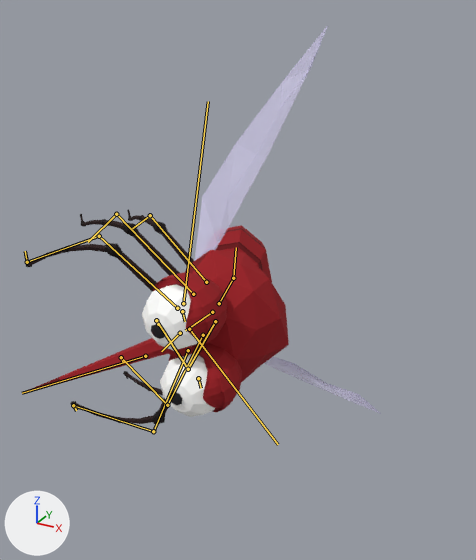
The Blender file art_source/unity/characters/mosquito/LMS_Mosquito_alpha.blend as it was, and as the next commit left it.
The view is the same before and after, from a camera (50 mm lens) standing at (0.345, -0.587, 0.488) and looking at (-0.014, 0.064, 0.163). Every picture has the same lights, and +X, +Y and +Z are marked at lower left. The first picture is the older version. Both versions are drawn at frame 15 of the action 'Mosquito_Fall'; the numbers are the values there. The bones that change, and the others that lie on the model, are drawn over the model as lines.

In view in the first picture: 'MosquitoMembranes', 'MosquitoSkin', 'MosquitoVeins'.
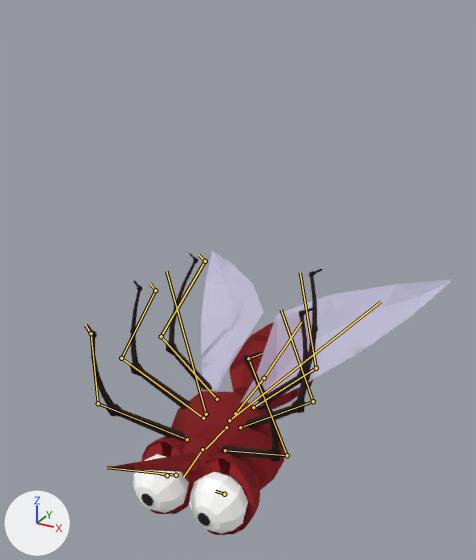
What changed in the scene script:
```text
Change bone_thorax:
    where bone_thorax = bpy.data.objects['LMS_MosquitoRig'].pose.bones['Thorax']  # child of 'Root'
    bone_thorax.location: (0.0211, -0.0035, 0.028) -> (0.0017, 0.0176, -0.1288)
    bone_thorax.rotation_quaternion: (0.773, -0.017, -0.632, -0.062) -> (-0.04, 0.002, 0.997, 0.069)  # degrees (14, -78, -21) -> degrees (-8, -175, 0)
Change bone_abdomen01:
    where bone_abdomen01 = bpy.data.objects['LMS_MosquitoRig'].pose.bones['Abdomen01']  # child of 'Thorax'
    bone_abdomen01.rotation_quaternion: (0.993, -0.12, 0.0, 0.0) -> (0.962, -0.272, 0.0, 0.0)  # degrees (-14, 0, 0) -> degrees (-32, 0, 0)
Change bone_abdomen02:
    where bone_abdomen02 = bpy.data.objects['LMS_MosquitoRig'].pose.bones['Abdomen02']  # child of 'Abdomen01'
    bone_abdomen02.rotation_quaternion: (1.0, -0.022, 0.0, 0.0) -> (0.999, -0.05, 0.0, 0.0)  # degrees (-3, 0, 0) -> degrees (-6, 0, 0)
Change bone_wing_l:
    where bone_wing_l = bpy.data.objects['LMS_MosquitoRig'].pose.bones['Wing.L']  # child of 'Thorax'
    bone_wing_l.rotation_quaternion: (0.985, -0.056, -0.109, -0.125) -> (0.862, -0.247, 0.118, -0.427)  # degrees (-5, -13, -14) -> degrees (-32, -1, -53)
Change bone_leg101_l:
    where bone_leg101_l = bpy.data.objects['LMS_MosquitoRig'].pose.bones['Leg101.L']  # child of 'Thorax'
    bone_leg101_l.rotation_quaternion: (0.979, 0.042, 0.051, 0.195) -> (0.969, 0.04, 0.098, 0.221)  # degrees (6, 5, 23) -> degrees (7, 10, 26)
Change bone_leg102_l:
    where bone_leg102_l = bpy.data.objects['LMS_MosquitoRig'].pose.bones['Leg102.L']  # child of 'Leg101.L'
    bone_leg102_l.rotation_quaternion: (0.93, -0.102, -0.079, -0.345) -> (0.909, -0.072, -0.149, -0.382)  # degrees (-8, -13, -40) -> degrees (-1, -19, -45)
Change bone_leg201_l:
    where bone_leg201_l = bpy.data.objects['LMS_MosquitoRig'].pose.bones['Leg201.L']  # child of 'Thorax'
    bone_leg201_l.rotation_quaternion: (0.993, 0.048, 0.011, 0.109) -> (0.99, 0.05, 0.045, 0.125)  # degrees (6, 1, 13) -> degrees (6, 4, 15)
Change bone_leg202_l:
    where bone_leg202_l = bpy.data.objects['LMS_MosquitoRig'].pose.bones['Leg202.L']  # child of 'Leg201.L'
    bone_leg202_l.rotation_quaternion: (0.958, -0.12, 0.02, -0.261) -> (0.949, -0.106, -0.032, -0.294)  # degrees (-14, -1, -30) -> degrees (-11, -7, -34)
Change bone_leg203_l:
    where bone_leg203_l = bpy.data.objects['LMS_MosquitoRig'].pose.bones['Leg203.L']  # child of 'Leg202.L'
    bone_leg203_l.rotation_quaternion: (0.981, -0.013, -0.171, 0.086) -> (0.977, 0.028, -0.192, 0.092)  # degrees (-3, -20, 11) -> degrees (1, -22, 11)
Change bone_leg301_l:
    where bone_leg301_l = bpy.data.objects['LMS_MosquitoRig'].pose.bones['Leg301.L']  # child of 'Thorax'
    bone_leg301_l.rotation_quaternion: (0.992, 0.054, -0.011, 0.117) -> (0.99, 0.055, 0.017, 0.132)  # degrees (6, -2, 13) -> degrees (6, 1, 15)
Change bone_leg302_l:
    where bone_leg302_l = bpy.data.objects['LMS_MosquitoRig'].pose.bones['Leg302.L']  # child of 'Leg301.L'
    bone_leg302_l.rotation_quaternion: (0.949, -0.127, 0.1, -0.27) -> (0.94, -0.149, 0.063, -0.299)  # degrees (-17, 7, -33) -> degrees (-19, 2, -36)
Change bone_leg303_l:
    where bone_leg303_l = bpy.data.objects['LMS_MosquitoRig'].pose.bones['Leg303.L']  # child of 'Leg302.L'
    bone_leg303_l.rotation_quaternion: (0.979, -0.004, -0.178, 0.104) -> (0.976, 0.036, -0.189, 0.103)  # degrees (-3, -20, 13) -> degrees (2, -22, 12)
Change bone_wing_r:
    where bone_wing_r = bpy.data.objects['LMS_MosquitoRig'].pose.bones['Wing.R']  # child of 'Thorax'
    bone_wing_r.rotation_quaternion: (0.985, -0.056, 0.109, 0.125) -> (0.862, -0.247, -0.118, 0.427)  # degrees (-5, 13, 14) -> degrees (-32, 1, 53)
Change bone_leg101_r:
    where bone_leg101_r = bpy.data.objects['LMS_MosquitoRig'].pose.bones['Leg101.R']  # child of 'Thorax'
    bone_leg101_r.rotation_quaternion: (0.98, 0.046, -0.029, -0.194) -> (0.97, 0.04, -0.095, -0.221)  # degrees (6, -2, -22) -> degrees (7, -10, -26)
Change bone_leg102_r:
    where bone_leg102_r = bpy.data.objects['LMS_MosquitoRig'].pose.bones['Leg102.R']  # child of 'Leg101.R'
    bone_leg102_r.rotation_quaternion: (0.926, -0.134, 0.104, 0.338) -> (0.903, -0.125, 0.135, 0.388)  # degrees (-11, 16, 39) -> degrees (-7, 20, 45)
Change bone_leg201_r:
    where bone_leg201_r = bpy.data.objects['LMS_MosquitoRig'].pose.bones['Leg201.R']  # child of 'Thorax'
    bone_leg201_r.rotation_quaternion: (0.993, 0.051, 0.015, -0.108) -> (0.99, 0.051, -0.041, -0.125)  # degrees (6, 2, -12) -> degrees (6, -4, -15)
Change bone_leg202_r:
    where bone_leg202_r = bpy.data.objects['LMS_MosquitoRig'].pose.bones['Leg202.R']  # child of 'Leg201.R'
    bone_leg202_r.rotation_quaternion: (0.955, -0.154, 0.008, 0.253) -> (0.946, -0.137, 0.03, 0.294)  # degrees (-17, 5, 29) -> degrees (-14, 8, 34)
Change bone_leg301_r:
    where bone_leg301_r = bpy.data.objects['LMS_MosquitoRig'].pose.bones['Leg301.R']  # child of 'Thorax'
    bone_leg301_r.rotation_quaternion: (0.991, 0.057, 0.039, -0.115) -> (0.99, 0.056, -0.011, -0.132)  # degrees (6, 5, -13) -> degrees (6, 0, -15)
Change bone_leg302_r:
    where bone_leg302_r = bpy.data.objects['LMS_MosquitoRig'].pose.bones['Leg302.R']  # child of 'Leg301.R'
    bone_leg302_r.rotation_quaternion: (0.949, -0.162, -0.072, 0.26) -> (0.945, -0.119, -0.047, 0.3)  # degrees (-20, -3, 31) -> degrees (-15, -1, 35)
```

Where the change shows, as pixel boxes [x1, y1, x2, y2] in the pictures (476 x 560 px):
'MosquitoSkin', posed (12% narrower, 30% taller): before [22, 209, 289, 425]; after [87, 253, 322, 535]
'MosquitoMembranes', posed (36% wider, 59% shorter): before [194, 27, 380, 413]; after [201, 251, 454, 408]
'MosquitoVeins', posed: before [215, 26, 381, 414]; after [207, 259, 453, 405]
bone 'Thorax', root to tip: before (212, 312) to (185, 330); after (226, 427) to (205, 449)
bone 'Abdomen01', root to tip: before (219, 303) to (233, 278); after (235, 413) to (264, 378)
bone 'Abdomen02', root to tip: before (233, 278) to (236, 247); after (264, 378) to (301, 322)
bone 'Wing.L', root to tip: before (189, 329) to (278, 444); after (206, 414) to (166, 271)
bone 'Leg101.L', root to tip: before (188, 350) to (153, 431); after (187, 439) to (98, 403)
bone 'Leg102.L', root to tip: before (153, 431) to (73, 405); after (98, 403) to (91, 333)
bone 'Leg201.L', root to tip: before (203, 335) to (167, 405); after (203, 418) to (121, 358)
bone 'Leg202.L', root to tip: before (167, 405) to (121, 357); after (121, 358) to (155, 290)
bone 'Leg203.L', root to tip: before (121, 357) to (123, 362); after (155, 290) to (150, 283)
bone 'Leg301.L', root to tip: before (215, 321) to (188, 369); after (217, 399) to (161, 336)
bone 'Leg302.L', root to tip: before (188, 369) to (156, 320); after (161, 336) to (205, 261)
bone 'Leg303.L', root to tip: before (156, 320) to (158, 325); after (205, 261) to (199, 255)
bone 'Wing.R', root to tip: before (183, 303) to (208, 101); after (229, 420) to (381, 301)
bone 'Leg101.R', root to tip: before (177, 308) to (99, 236); after (225, 450) to (287, 455)
bone 'Leg102.R', root to tip: before (99, 236) to (27, 262); after (287, 455) to (248, 358)
bone 'Leg201.R', root to tip: before (193, 294) to (116, 214); after (240, 427) to (313, 401)
bone 'Leg202.R', root to tip: before (116, 214) to (88, 242); after (313, 401) to (281, 309)
bone 'Leg301.R', root to tip: before (206, 282) to (150, 215); after (253, 407) to (316, 368)
bone 'Leg302.R', root to tip: before (150, 215) to (132, 228); after (316, 368) to (300, 272)
